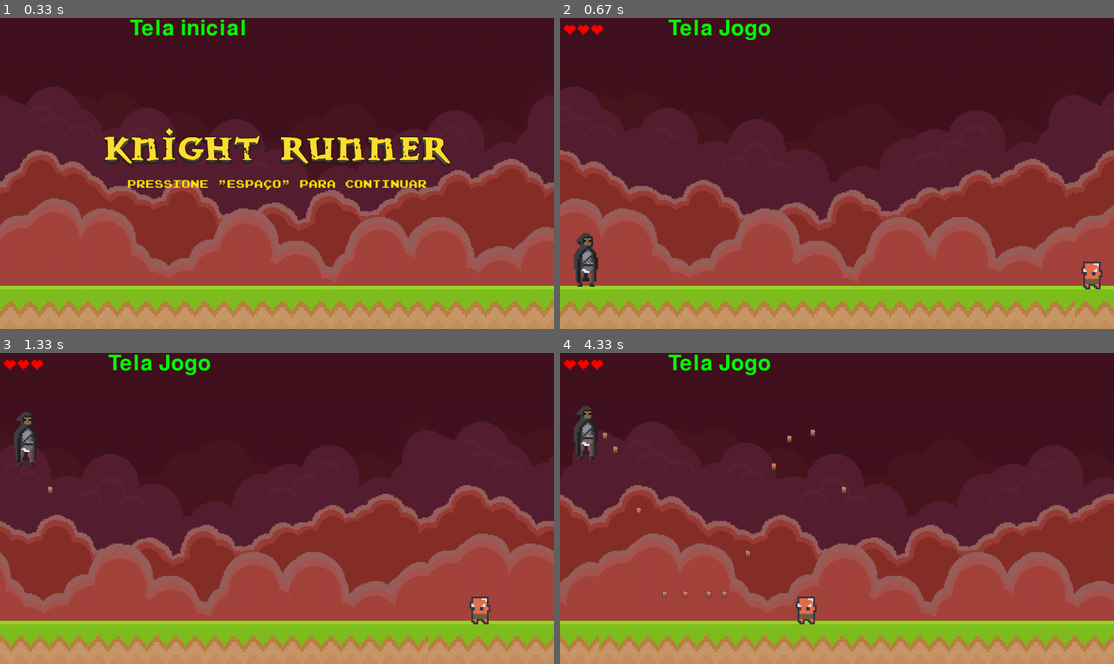
Above: before the commit, frames 1-4 (two rows, left to right).
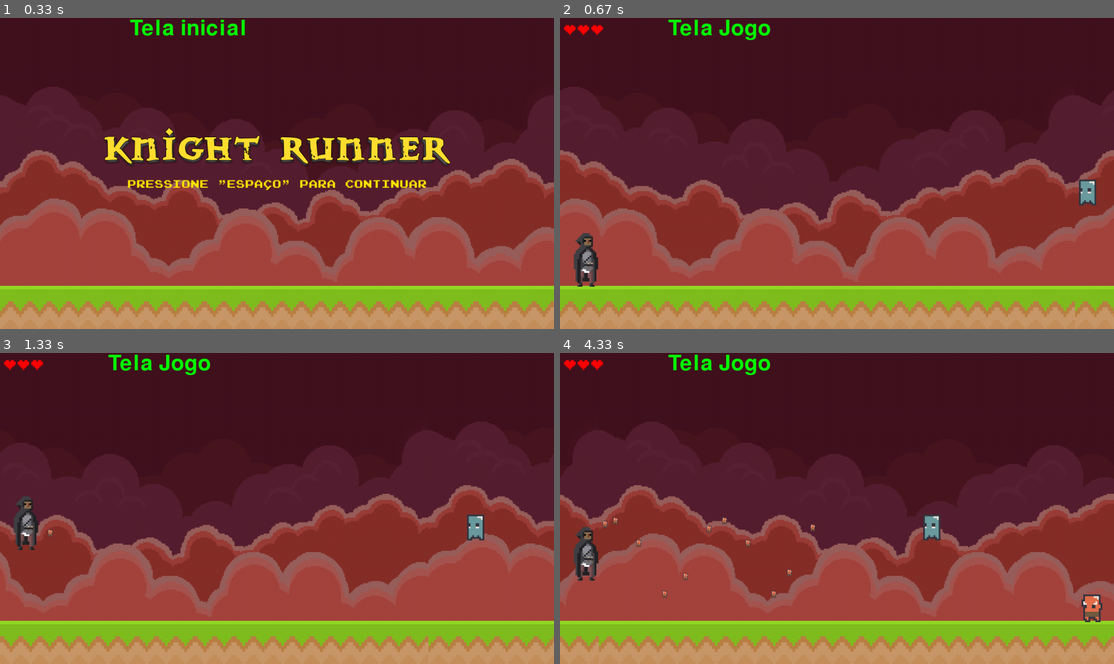
Above: after the commit, the same moments.

Repository: insper-classroom/devlife-23-1-projeto-pygame-henrique-e-guilherme
Game: pygame game, started from jogo/funcoes/jogo.py
Same seed, same stepped clock (60 frames per second), same inputs: the game is played once before the commit and once after it.
Inputs:
- Up to frame 1 (0.33 s): no input
- Up to frame 2 (0.67 s): tap Space at 0.33 s
- Up to frame 3 (1.33 s): tap Space at 0.67 s; tap W at 1 s
- Up to frame 4 (4.33 s): tap W at 1.4, 1.7, 1.9, 2.23, 2.53, 2.73, 3.03, 3.3, 3.63, 3.93, 4.07 s; tap Space at 1.98, 3.38 s

Frame 1 is identical in both runs. In frame 2, 0.5% of the frame differs, in the area x 93-98%, y 51-88%; in frame 3, 1.7%; in frame 4, 2.3%, in the area x 2-98%, y 16-88%.

Commit message:
Dois codigos juntados

Diff:
--- a/jogo/funcoes/classes.py
+++ b/jogo/funcoes/classes.py
@@ -1,5 +1,5 @@
 import pygame
-
+import random
 
 
 
@@ -71,10 +71,6 @@
 
         self.fonte2 = assets['fonte2']
 
-        self.imune = False
-        self.timer_imune_comeco = 0
-        self.timer_imune_fim = 0
-
         self.tem_que_trocar = False
         self.Clock = pygame.time.Clock() #https://www.pygame.org/docs/ref/time.html#pygame.time.Clock
 
@@ -85,12 +81,13 @@
         self.scroll_chao = 0
         self.tiles_chao = 1280 // self.chao.get_width() + 1
 
+        self.lista_de_inimigos = []
+        self.spawn_inimigo()
+        self.tempo = 0
+        self.pode = True
+
         self.jogador = Jogador()
         self.tiros = pygame.sprite.Group()
-
-        self.inimigos = pygame.sprite.Group()
-        self.inimigos.add(Inimigo())
-        self.timer_spawn_comeco = 0
 
         self.musica_jogo_tocando = False
 
@@ -119,9 +116,9 @@
         #Vidas
         self.tela.blit(self.texto_vidas, (7, 5))
 
-        self.inimigos.update()
-        self.inimigos.draw(self.tela)
-
+        for inimigo in self.lista_de_inimigos:
+            inimigo.update()
+            self.tela.blit(inimigo.image, inimigo.rect)
         self.jogador.update()
         self.tela.blit(self.jogador.image, self.jogador.rect)
 
@@ -152,34 +149,43 @@
                     Tiro(self.jogador.rect.centery).som.play()
             self.jogador.pulo_jogador(event)
 
-        #colisao com monstro
-        if pygame.sprite.spritecollide(self.jogador, self.inimigos, False):
-            if not self.imune:
-                self.jogador.vidas -= 1
-                self.jogador.dano_som.play()
-                self.imune = True
+        relogio = pygame.time.get_ticks() // 1000
+
+        #Fiz essa gambiarra pra remover o inimigo da lista de inimigos e ter a colisão perfeita (máscara)
+        for inimigo in self.lista_de_inimigos:
+            if self.jogador.colisao_jogador(inimigo):
+                self.lista_de_inimigos.remove(inimigo)
                 self.texto_vidas = pygame.transform.scale_by(self.fonte2.render(chr(9829) * self.jogador.vidas, True, (255, 0, 0)), 1.5)
-                self.timer_imune_comeco = pygame.time.get_ticks()
-            else:
-                self.timer_imune_fim = pygame.time.get_ticks()
-                if self.timer_imune_fim - self.timer_imune_comeco > 3000:
-                    self.imune = False
-
-        if pygame.sprite.groupcollide(self.inimigos, self.tiros, True, True):
-            self.jogador.pontuou_som.play()
-
-        self.timer_spawn_fim = pygame.time.get_ticks()
-        if self.timer_spawn_fim - self.timer_spawn_comeco > 5000:
-            self.inimigos.add(Inimigo())
-            self.timer_spawn_comeco = self.timer_spawn_fim
+            if inimigo.rect.centerx <= -100:
+                self.lista_de_inimigos.remove(inimigo)
+            if pygame.sprite.spritecollide(inimigo, self.tiros, True):
+                self.lista_de_inimigos.remove(inimigo)
+                Jogador().pontuou_som.play()
+
+        #Spawna inimigos a cada 2 segundos
+        if relogio % 2 == 0 and self.pode and relogio != 0:
+            self.spawn_inimigo()
+            self.pode = False
+            self.tempo = relogio
+
+        #Faz spawnar a cada 1 segundo
+        if self.tempo != relogio:
+            self.pode = True
 
         return True
+
+    def spawn_inimigo(self):
+        if random.randint(0, 1):
+            condicao = True
+        else: condicao = False
+        self.lista_de_inimigos.append(Inimigo(condicao))
 
     def troca_tela(self):
         if self.tem_que_trocar:
             return TelaInicial(self.dicionario)
         else:
             return self
+
 
 class Jogador(pygame.sprite.Sprite):
     def __init__(self):
@@ -190,6 +196,8 @@
         self.image = pygame.transform.scale_by(self.image, 4)
         self.rect = self.image.get_rect()
 
+        self.mask = pygame.mask.from_surface(self.image)
+
         self.dano_som = pygame.mixer.Sound('jogo/assets/dano_som.mp3')
         self.pontuou_som = pygame.mixer.Sound('jogo/assets/pontuou_som.mp3')
 
@@ -226,29 +234,42 @@
 
                 #Faz o jogador pular
                 if self.rect.bottom >= 560:
-                    self.gravidade = -15
+                    self.gravidade = -10
+
+    def colisao_jogador(self,  inimigo):
+        #Fazer a colisao do jogador com os inimigos
+        if pygame.sprite.collide_mask(self, inimigo):
+            self.vidas -= 1
+            self.dano_som.play()
+            return True
 
 class Inimigo (pygame.sprite.Sprite):
-    def __init__(self):
+    def __init__(self, em_cima):
         pygame.sprite.Sprite.__init__(self)
 
-        self.image = pygame.image.load('jogo/assets/inimigo_provisorio.png').convert_alpha()
+        #Tipo de Inimigo
+        if em_cima:
+            posicao_y = 400
+            self.image = pygame.image.load('jogo/assets/ghost_provisorio.png').convert_alpha()
+
+        else:
+            posicao_y = 595
+            self.image = pygame.image.load('jogo/assets/inimigo_provisorio.png').convert_alpha()
+            self.image = pygame.transform.flip(self.image, True, False)
+
+
         self.image = pygame.transform.scale_by(self.image, 4)
-        self.image = pygame.transform.flip(self.image, True, False)
-
-        self.rect = self.image.get_rect()
-
+        self.mask = pygame.mask.from_surface(self.image)
+
+        self.rect = self.mask.get_rect()
+        self.rect.centery = posicao_y
         self.rect.centerx = 1280
-        self.rect.centery = 600
-
-        self.vidas = 3
 
     def update(self):
         self.rect.centerx -= 3
 
-        if self.rect.centerx <= -100 or self.vidas <= 0:
-            self.rect.centerx = 1300
-
+        if self.rect.centerx <= -100:
+            self.kill()
 
 class Tiro (pygame.sprite.Sprite):
     def __init__(self, jogador_center_y):
